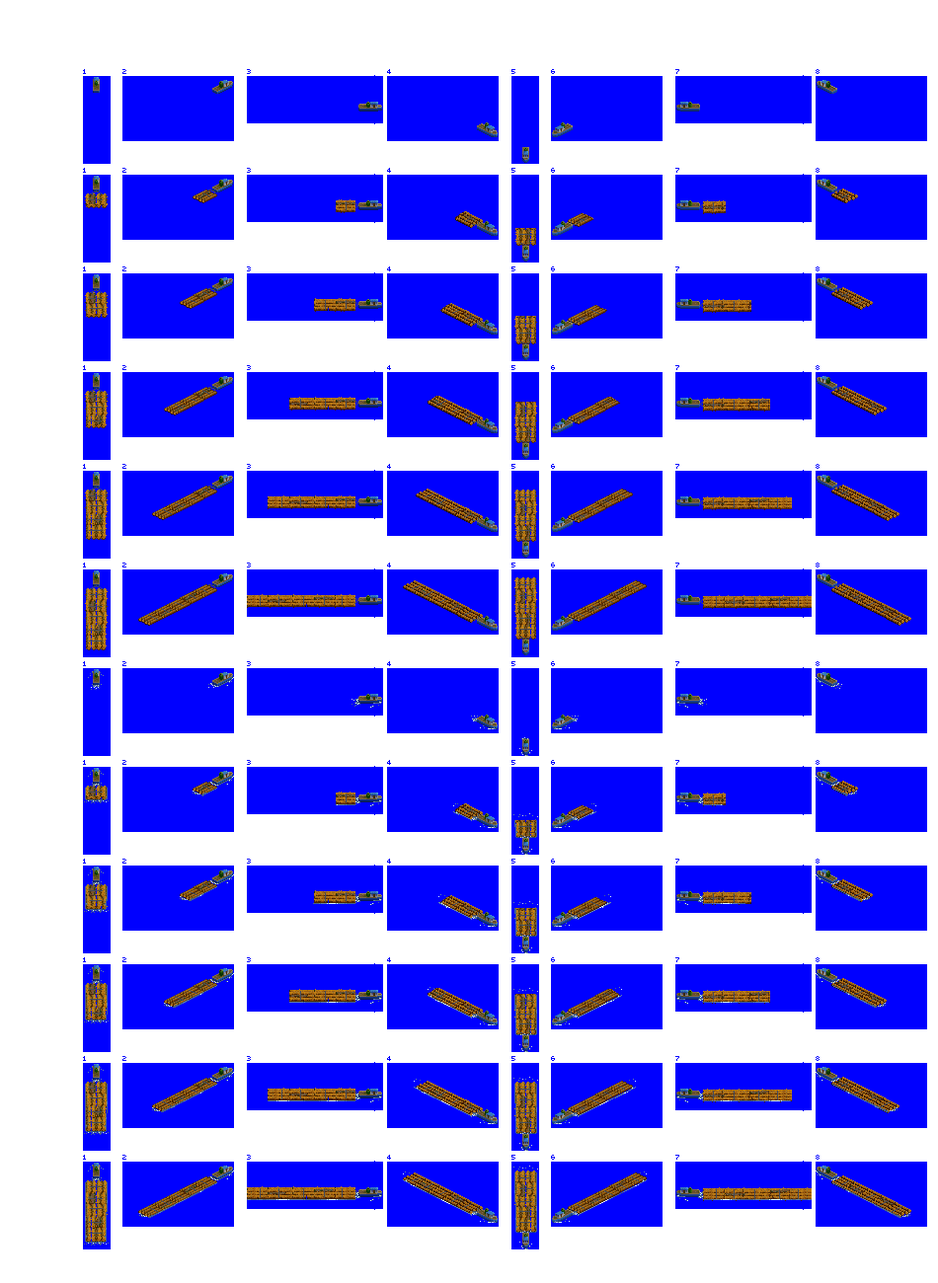
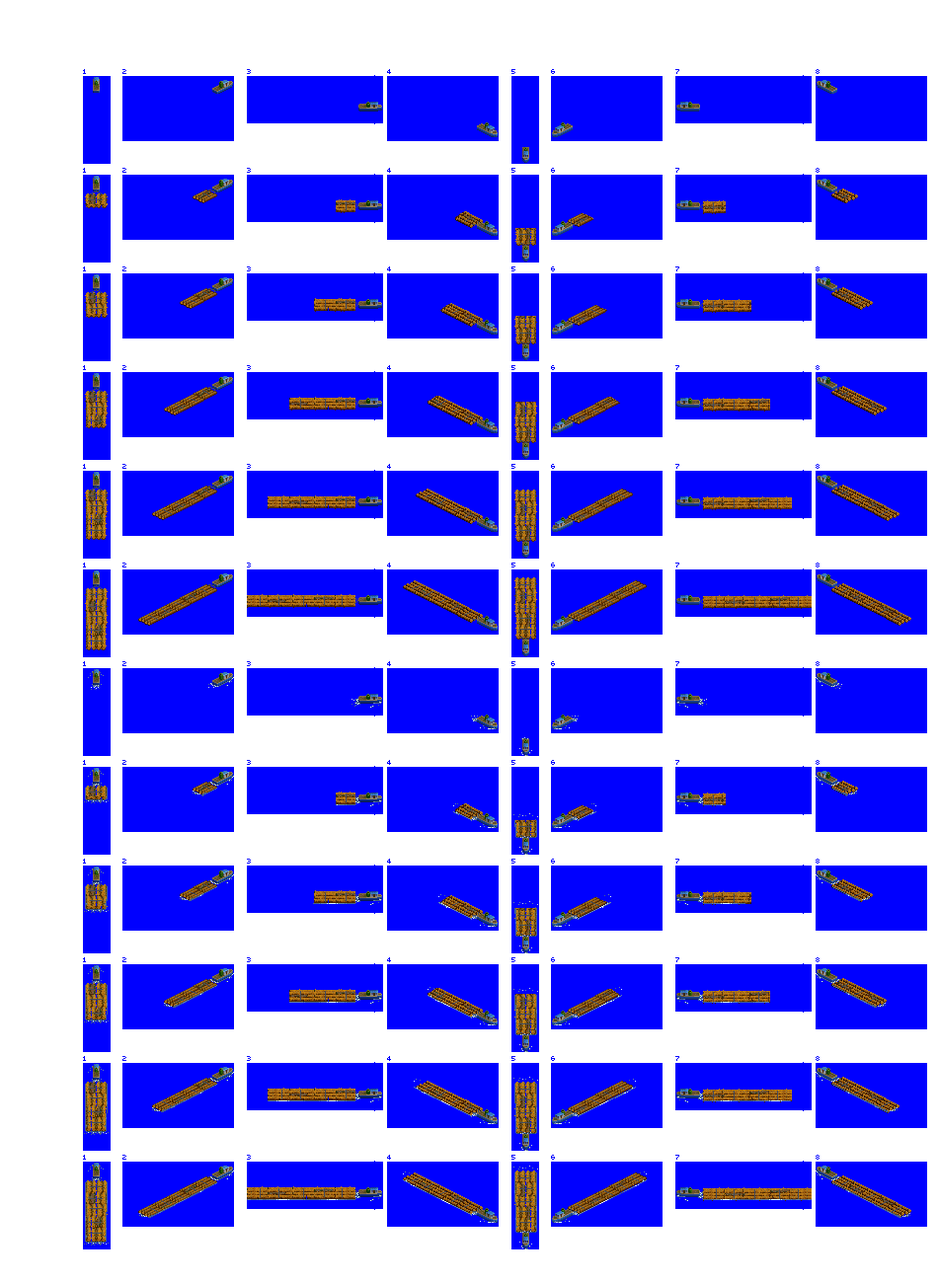
Two versions of the same layered image (938×1283). Layer-by-layer changes:
added layer "Layer 1" above "tug + raft" over [92, 175, 838, 1246]
painted on "tug + raft" over [92, 76, 838, 160]
